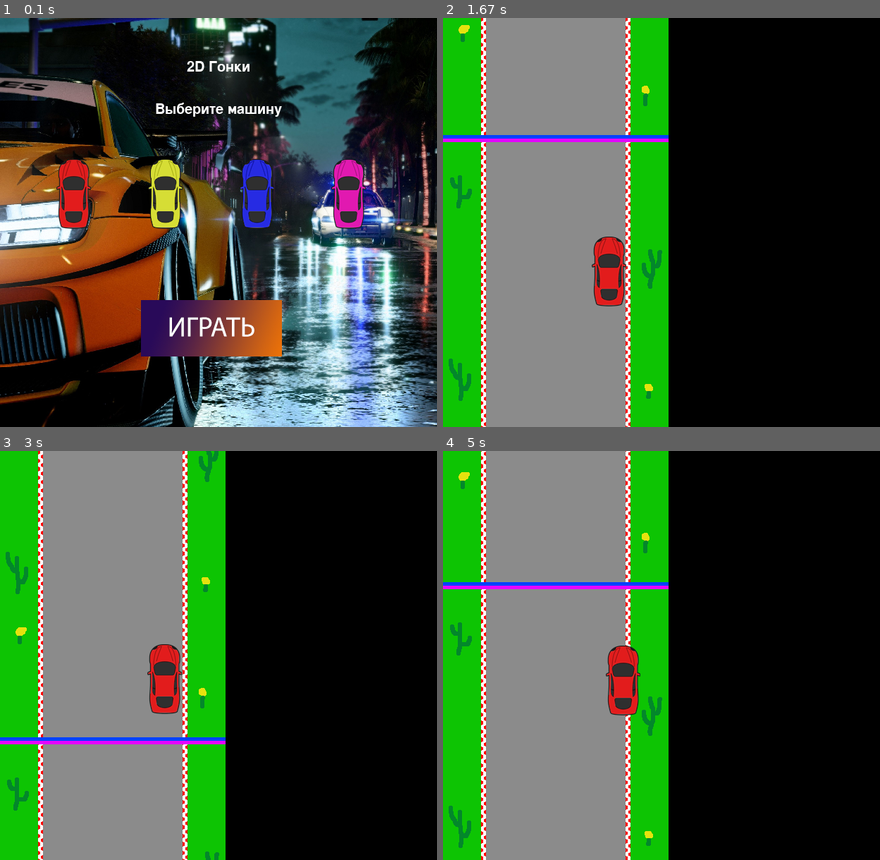
Above: before the commit, frames 1-4 (two rows, left to right).
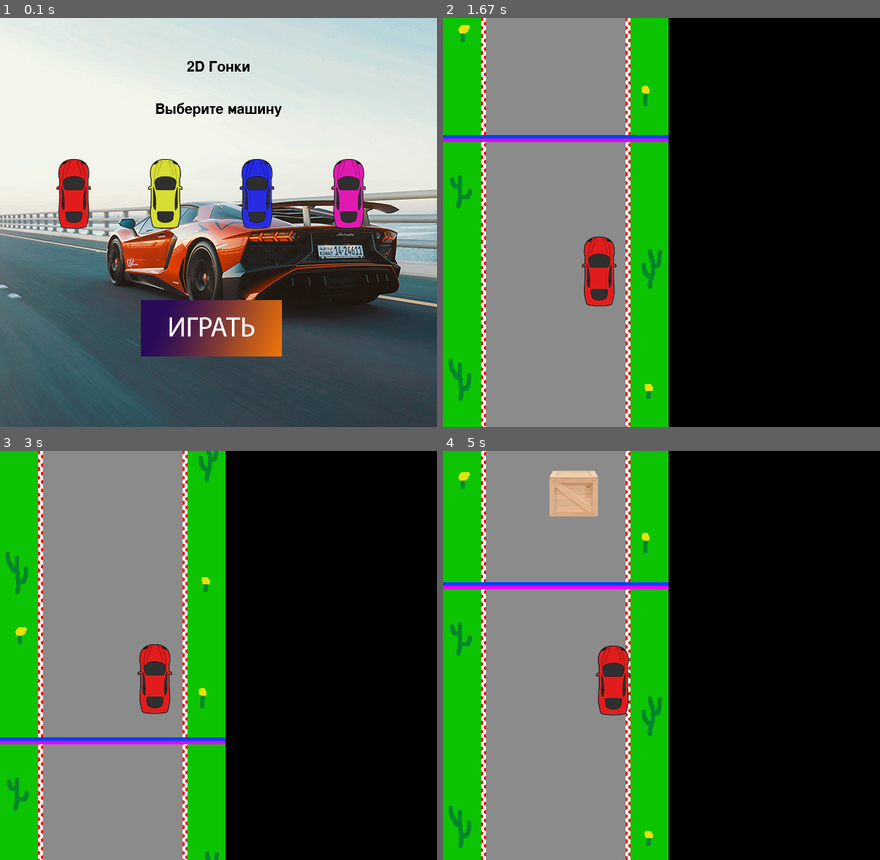
Above: after the commit, the same moments.

Repository: Lidne/PygameProject
Game: pygame game, started from main.py
The game is run twice, just before and just after one commit, with the same random seed, the same clock (stepped at 60 frames per second) and the same inputs.
Inputs (mouse positions are in pixels of both pictures, inside the frame that each line leads up to):
- Up to frame 1 (0.1 s): no input
- Up to frame 2 (1.67 s): click (517, 193) at 0.38 s; click (652, 328) at 0.72 s; hold Right 1.17-1.63 s
- Up to frame 3 (3 s): hold Up 1.67-1.97 s; hold Right 2-2.47 s; hold Left from 2.5 s (still down)
- Up to frame 4 (5 s): release Left at 3.03 s; hold Down 3.07-3.37 s; hold Left 3.4-3.8 s; hold Up 3.83-4.2 s; hold Right 4.23-4.87 s; hold Down from 4.9 s (still down)

The runs differ from the first frame. In frame 1, 88% of the frame differs, in the area x 0-100%, y 0-100%; in frame 2, 1.1%; in frame 3, 1.1%; in frame 4, 2.4%.

Commit message:
rewrote obstacle classes and corrected other classes' code

Diff:
--- a/main.py
+++ b/main.py
@@ -1,8 +1,6 @@
 import pygame
-import os
 from car import Car
 from road import RoadBlock
-from obstacles import Obstacle
 from start_screen import start_screen
 
 
@@ -19,20 +17,13 @@
     car_group = pygame.sprite.Group()
     road_blocks = pygame.sprite.Group()
     car_image = start_screen(screen)
-    car = Car((155, 310), car_image, car_group)
+    car = Car((141, 310), car_image, car_group)
 
-    road_queue = []
-
-    # Создаём первых 3 блока дороги
-    for i in range(-580, 1, 580):
-        road_queue.append(RoadBlock(0, i, all_sprites, road_blocks))
-
-    # Создаём препятствия на блоках дороги
-    for block in road_blocks:
-        for _ in range(2):
-            block.add_object(Obstacle('container.png', block.rect, all_sprites))
+    # Создаём первых 2 блока дороги
+    [RoadBlock(0, i, all_sprites, road_blocks) for i in range(-580, 1, 580)]
 
     fps = 60
+    game_is_playing = True
     running = True
     moving_left = False
     moving_right = False
@@ -40,52 +31,57 @@
     moving_down = False
 
     while running:
-        screen.fill((0, 0, 0))
-        for event in pygame.event.get():
-            if event.type == pygame.QUIT:
-                running = False
-            # Если мы нажали кнопку и не отпустили,
-            # то продолжаем двигаться
-            if event.type == pygame.KEYDOWN:
-                if event.key == pygame.K_UP:
-                    moving_up = True
-                elif event.key == pygame.K_DOWN:
-                    moving_down = True
-                elif event.key == pygame.K_LEFT:
-                    moving_left = True
-                elif event.key == pygame.K_RIGHT:
-                    moving_right = True
-            if event.type == pygame.KEYUP:
-                if event.key == pygame.K_UP:
-                    moving_up = False
-                elif event.key == pygame.K_DOWN:
-                    moving_down = False
-                elif event.key == pygame.K_LEFT:
-                    moving_left = False
-                elif event.key == pygame.K_RIGHT:
-                    moving_right = False
-        # Двигаем машинку (можно попробовать реализовать через функцию update в классе Car)
-        if moving_up:
-            car_group.update(0, -car.v / fps)
-        if moving_down:
-            car_group.update(0, car.v / fps)
-        if moving_left:
-            car_group.update(-car.v / fps, 0)
-        if moving_right:
-            car_group.update(car.v / fps, 0)
+        while game_is_playing:
+            # Этот цикл для последующей реализации game over экрана и начала новой игры
+            screen.fill((0, 0, 0))
+            for event in pygame.event.get():
+                if event.type == pygame.QUIT:
+                    running = False
+                    game_is_playing = False
+                # Если мы нажали кнопку и не отпустили,
+                # то продолжаем двигаться
+                if event.type == pygame.KEYDOWN:
+                    if event.key == pygame.K_UP:
+                        moving_up = True
+                    if event.key == pygame.K_DOWN:
+                        moving_down = True
+                    if event.key == pygame.K_LEFT:
+                        moving_left = True
+                    if event.key == pygame.K_RIGHT:
+                        moving_right = True
+                if event.type == pygame.KEYUP:
+                    if event.key == pygame.K_UP:
+                        moving_up = False
+                    if event.key == pygame.K_DOWN:
+                        moving_down = False
+                    if event.key == pygame.K_LEFT:
+                        moving_left = False
+                    if event.key == pygame.K_RIGHT:
+                        moving_right = False
+            # Двигаем машинку (можно попробовать реализовать через функцию update в классе Car)
+            if moving_up:
+                car_group.update(0, -car.v / fps)
+            if moving_down:
+                car_group.update(0, car.v / fps)
+            if moving_left:
+                car_group.update(-car.v / fps, 0)
+            if moving_right:
+                car_group.update(car.v / fps, 0)
 
-        # Проверяем выходит ли один из блоков за нижнюю границу экрана
-        for block in road_blocks:
-            if not block.is_viewing():
-                road_blocks.remove(block)
-                RoadBlock(0, block.rect.y - 580 * 2, all_sprites, road_blocks)
+            # Проверяем выходит ли один из блоков за нижнюю границу экрана
+            for block in road_blocks:
+                if not block.is_viewing():
+                    road_blocks.remove(block)
+                    RoadBlock(0, block.rect.y - 580 * 2, all_sprites, road_blocks).add_object()
 
-        # Обновляем все группы спрайтов
-        # Рисуем поочерёдно, чтобы одни спрайты не накладывались на другие
-        road_blocks.update()
-        road_blocks.draw(screen)
-        car_group.draw(screen)
-        # Отсчитываем 1/60 секунды для стабильного fps
-        clock.tick(fps)
-        pygame.display.flip()
+            # Обновляем все группы спрайтов
+            # Рисуем поочерёдно, чтобы одни спрайты не накладывались на другие
+            road_blocks.update()
+            road_blocks.draw(screen)
+            for block in road_blocks:
+                block.objects.draw(screen)
+            car_group.draw(screen)
+            # Отсчитываем 1/60 секунды для стабильного fps
+            clock.tick(fps)
+            pygame.display.flip()
     pygame.quit()
--- a/obstacles.py
+++ b/obstacles.py
@@ -5,15 +5,31 @@
 FPS = 60
 
 
-class Obstacle(pygame.sprite.Sprite):
-    def __init__(self, image, parent_rect, *group):
-        # Обращение к конструктору родительского класса и добавление спрайта в группы
+class WeakObstacle(pygame.sprite.Sprite):
+    # Класс препятствий, которые при столкновении убавляют скорость
+    def __init__(self, parent_rect, *group):
         super().__init__(*group)
-        self.image = load_image(image)  # Тут в отличии от класса Car нужно передавать путь к картинке
+        self.image = load_image(f'weak_obst_{random.randint(0, 1)}.png')
+        # Тут в отличии от класса Car нужно передавать путь к картинке
         # Тут это не играет особой разницы, (в отличии от класса Car) так что можно поменять
         self.rect = self.image.get_rect()
-        self.rect.x = random.randint(61 + parent_rect.x, 190 + parent_rect.x)
-        self.rect.y = random.randint(0 + parent_rect.y, 515 + parent_rect.y)
+        self.rect.x = random.randint(61 + parent_rect.x, 190 + parent_rect.x)  # Генерируем случайное положение по x
+        self.rect.y = random.randint(0 + parent_rect.y, 515 + parent_rect.y)  # Генерируем случайное положение по y
 
     def update(self, *args):
         self.rect = self.rect.move(0, args[0])
+
+
+class StrongObstacle(pygame.sprite.Sprite):
+    # Класс препятствий, которые при столкновении убавляют жизни
+    def __init__(self, parent_rect, *group):
+        super().__init__(*group)
+        self.image = load_image(f'strong_obst_{random.randint(0, 1)}.png')  # Лучше пока не вызывать без картинок
+        # Тут в отличии от класса Car нужно передавать путь к картинке
+        # Тут это не играет особой разницы, (в отличии от класса Car) так что можно поменять
+        self.rect = self.image.get_rect()
+        self.rect.x = random.randint(61 + parent_rect.x, 190 + parent_rect.x)  # Генерируем случайное положение по x
+        self.rect.y = random.randint(0 + parent_rect.y, 515 + parent_rect.y)  # Генерируем случайное положение по y
+
+    def update(self, *args):
+        self.rect = self.rect.move(0, args[0])
--- a/road.py
+++ b/road.py
@@ -1,5 +1,7 @@
 import pygame
+import random
 from load_image import load_image
+from obstacles import WeakObstacle
 
 FPS = 60
 
@@ -16,9 +18,10 @@
         self.rect.y = y
         self.objects = pygame.sprite.Group()  # Группа спрайтов для объектов на блоке дороги
 
-    def add_object(self, obj):
+    def add_object(self):
         """Фугкция добавляет объект на блок дороги"""
-        self.objects.add(obj)
+        # eval(f"{random.choice(('Weak', 'Strong'))}Obstacle('container.png', self.rect, self.objects)")
+        WeakObstacle(self.rect, self.objects)
 
     def update(self):
         """Функция обновляет позицию блока дороги"""
--- a/start_screen.py
+++ b/start_screen.py
@@ -22,8 +22,8 @@
     intro_text = ["2D Гонки", "",
                   "Выберите машину"]
 
-    # Добавляем картинку фона
-    fon = pygame.transform.scale(load_image('fon.jpg'), (width, height))
+    # Добавляем картинку фона (я заменил на бесплатную картинку)
+    fon = pygame.transform.scale(load_image('fon1.jpg'), (width, height))
     # Добавляем её на экран
     screen.blit(fon, (0, 0))
     # Создаём экземпляр шрифта
@@ -32,7 +32,7 @@
     # Рендерим текст стартового экрана построчно (из-за особенностей pygame)
     # тут я сам не до конца понимаю, поэтому лучше не трогать
     for line in intro_text:
-        string_rendered = font.render(line, 1, (255, 255, 255))
+        string_rendered = font.render(line, 1, (0, 0, 0))
         intro_rect = string_rendered.get_rect()
         text_coord += 10
         intro_rect.top = text_coord
@@ -66,7 +66,7 @@
                 if btn.button_pressed(event.pos) and selected_car is not None:
                     return selected_car.image
 
-        pygame.draw.rect(screen, (255, 255, 255), selection_rect)
+        pygame.draw.rect(screen, (0, 0, 0), selection_rect)
         car_sprites.draw(screen)
         buttons.draw(screen)
         pygame.display.flip()
Binary file added: data/fon1.jpg
Binary file added: data/weak_obst_0.png
Renamed: data/container.png -> data/weak_obst_1.png
